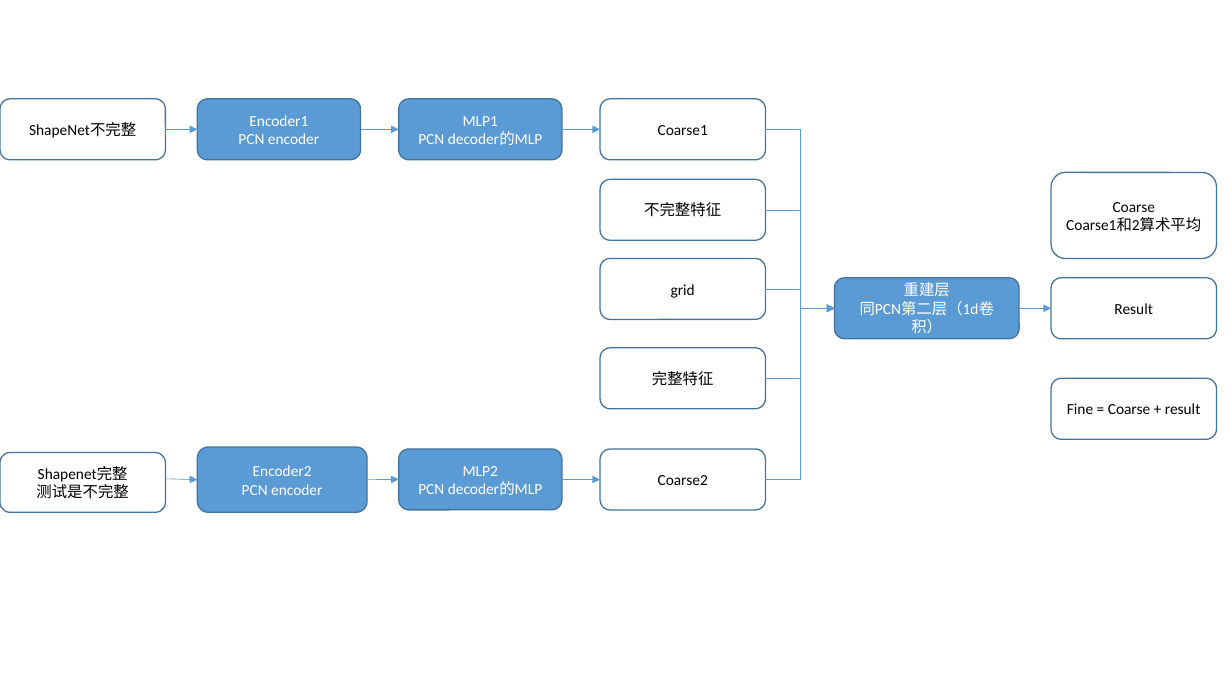
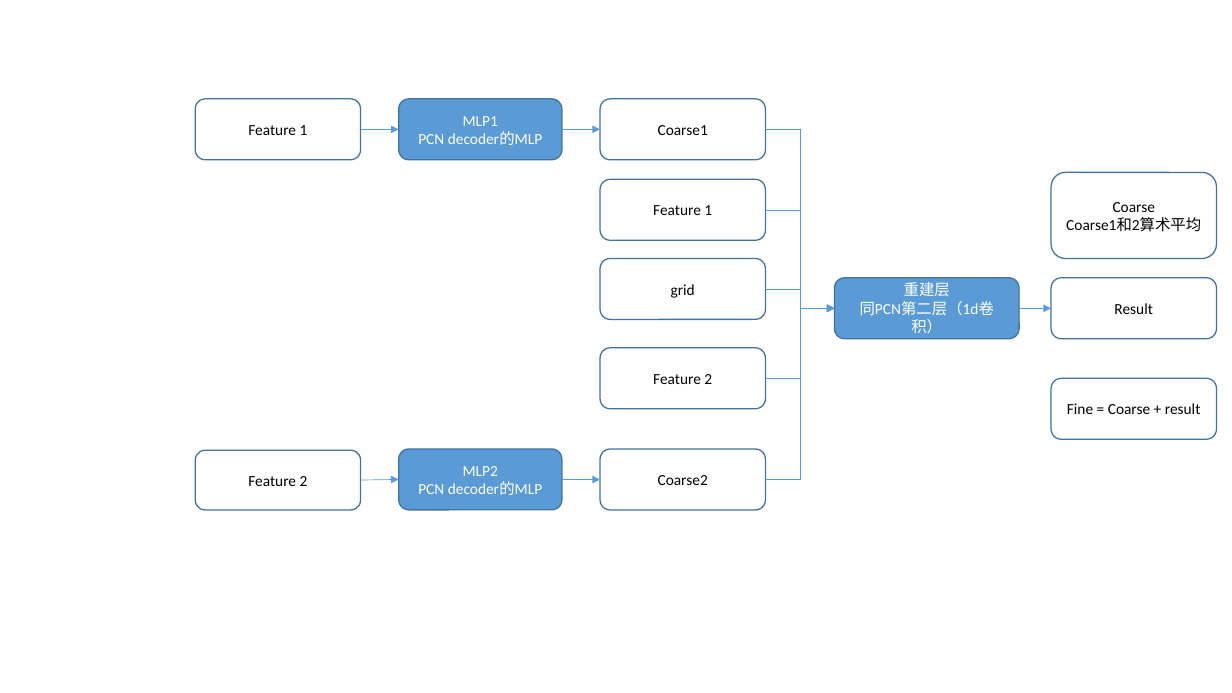
Before and after one commit to SerCharles/SPQRNet, a slide deck: slide 2 of note/Network.pptx. Drawn at 1232x693 pixels with LibreOffice and Linux fonts; fonts in the diff are those of the drawing. Boxes give left, top, right and bottom in pixels: in the first picture for what was removed or moved away, otherwise in the second. Text is boxed around its words. In the diff, an @@ line names an element or a change of style, - is before the commit and + after.

```diff
--- a/note/Network.pptx
+++ b/note/Network.pptx
@@ rounded rectangle removed at bbox=[0, 99, 165, 160] @@
-ShapeNet不完整
@@ rounded rectangle "Feature 1" at bbox=[195, 99, 360, 160]: fill #5B9BD5 to #FFFFFF @@
@@ arrow removed from (165, 129) to (198, 129) @@
@@ text in rounded rectangle at bbox=[248, 125, 308, 135]: text changed; text colour #FFFFFF to #000000 @@
-Encoder1
-PCN encoder
+Feature 1
@@ text in rounded rectangle at bbox=[653, 205, 712, 215]: text changed @@
-不完整特征
+Feature 1
@@ text in rounded rectangle at bbox=[653, 374, 712, 384]: text changed @@
-完整特征
+Feature 2
@@ rounded rectangle removed at bbox=[198, 447, 368, 513] @@
-Encoder2
-PCN encoder
@@ arrow removed from (165, 479) to (198, 480) @@
@@ rounded rectangle "Feature 2": place and size @@
-rounded rectangle "Feature 2" at bbox=[0, 453, 165, 513]
+rounded rectangle "Feature 2" at bbox=[195, 450, 360, 510]
@@ text in rounded rectangle at bbox=[248, 476, 308, 486]: text changed @@
-Shapenet完整
-测试是不完整
+Feature 2
@@ arrow moved from (367, 480) - (398, 480) to (360, 481) - (398, 480) @@
```
Also in this commit, not shown: 1 slide added, 5 other files.
